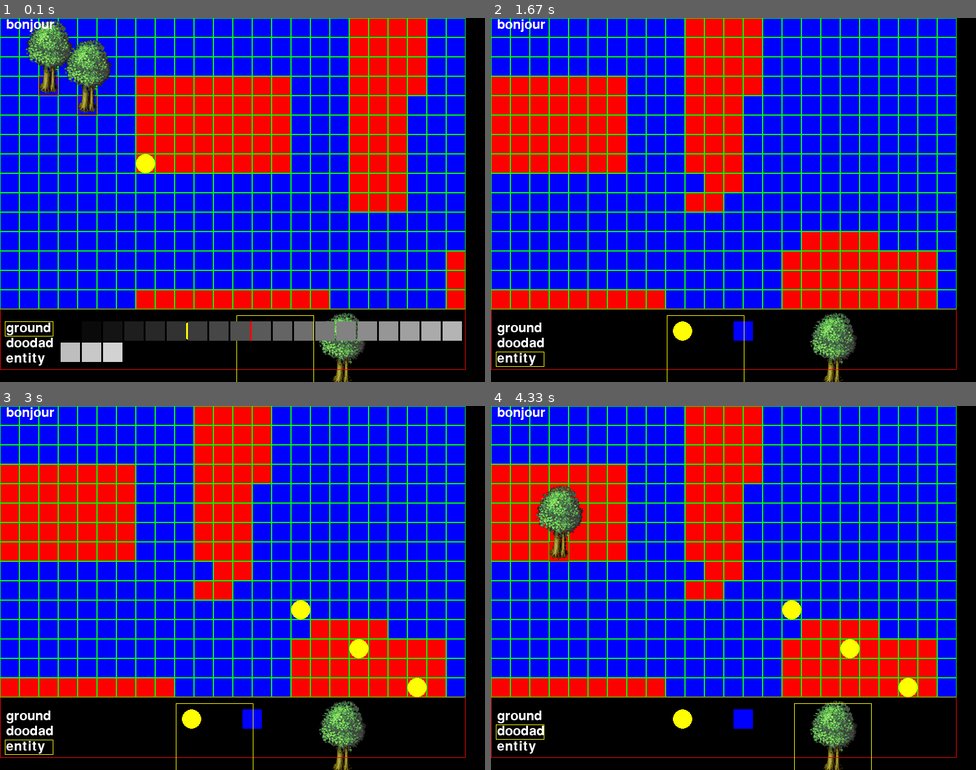
Above: before the commit, frames 1-4 (two rows, left to right).
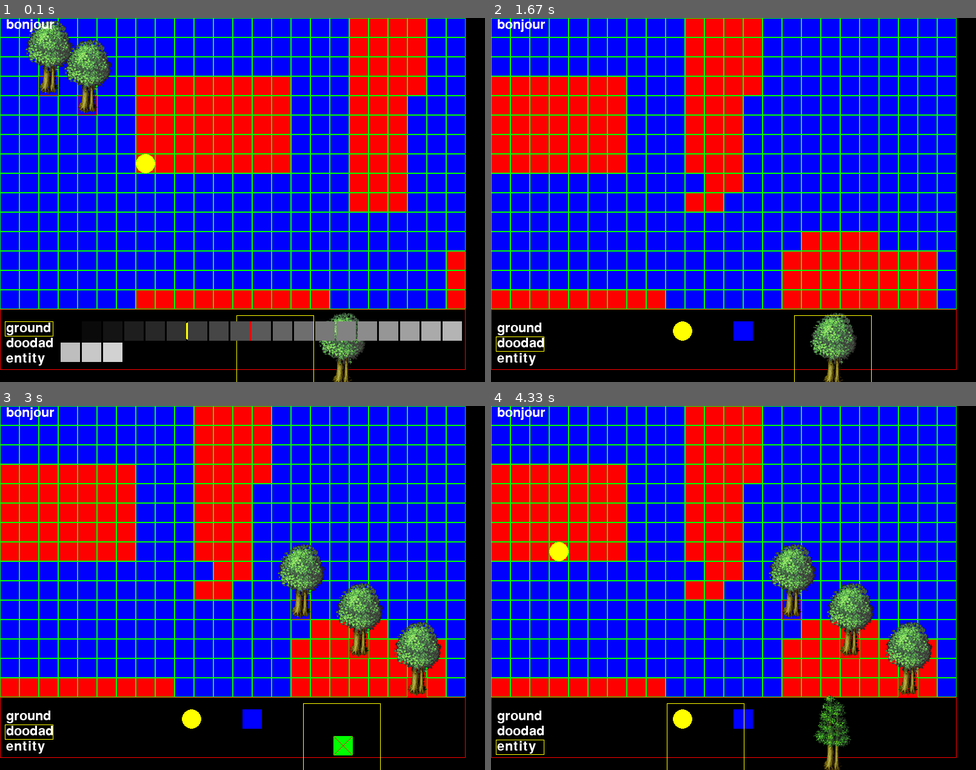
Above: after the commit, the same moments.

Repository: Xitog/tallentaa
Game: pygame game, started from trunk/projet_rts/python/simple_editor.py
Two runs of this game, one before a commit and one after it. Both use one fixed random seed, a clock stepped at 60 frames per second and the inputs below. The source is Python 2; it was converted automatically to run under Python 3.
Inputs (mouse positions are in pixels of both pictures, inside the frame that each line leads up to):
- Up to frame 1 (0.1 s): no input
- Up to frame 2 (1.67 s): hold Space 0.33-0.8 s; hold Right 0.33-0.8 s; press the mouse at (782, 225) at 0.87 s; move the mouse to (738, 207) at 0.97 s; release the mouse at (694, 185) at 1.1 s; hold M 1.17-1.63 s; hold Right 1.17-1.63 s; tap Space at 1.23, 1.53 s
- Up to frame 3 (3 s): press the mouse at (291, 613) at 1.7 s; move the mouse to (358, 646) at 1.8 s; release the mouse at (426, 682) at 1.93 s; hold Right 2-2.47 s; tap Space at 2.07, 2.37, 2.9 s; press the mouse at (232, 726) at 2.53 s; move the mouse to (223, 715) at 2.63 s; release the mouse at (208, 704) at 2.77 s; hold Up from 2.83 s (still down)
- Up to frame 4 (4.33 s): release Up at 3.13 s; hold Right 3.17-3.63 s; tap Space at 3.23, 3.53 s; tap M at 3.67 s; click (554, 551) at 4.05 s

The runs differ from the first frame. In frame 1, less than 0.1% of the frame differs, in the area x 69-72%, y 96-97%; in frame 2, 0.2%; in frame 3, 4.8%; in frame 4, 5.9%, in the area x 1-91%, y 21-100%.

Commit message:
2 windows. 1 application.

Diff:
--- a/trunk/projet_rts/python/simple_editor.py
+++ b/trunk/projet_rts/python/simple_editor.py
@@ -1,13 +1,34 @@
 #! /usr/bin/env python
 
 # v2: 45m: ajout du sol en plus des doodads. cycle. style objet. +20m ajout des entites.
+
+#-----------------------------------------------------------------------
+# Imports
+#-----------------------------------------------------------------------
 
 import pygame, sys, math, random
 from pygame.locals import *
 
+#-----------------------------------------------------------------------
+# Global Vars
+#-----------------------------------------------------------------------
+
+# mode of edition
+SELECT = 0
+GROUND = 1
+DOODAD = 2
+ENTITY = 3
+MODE_MAX = 4
+
+#-----------------------------------------------------------------------
+# Classes
+#-----------------------------------------------------------------------
+
 class Entity:
-    def __init__(self):
-        pass
+    def __init__(self, vie_max=100, vie=100):
+        self.angle = 1
+        self.vie = vie
+        self.vie_max = vie_max
 
 class Window:
 
@@ -33,19 +54,30 @@
     def on_event(self, event):
         if event.type == MOUSEBUTTONUP:
             x,y = event.pos
-            print x,y
+            #print x,y
+            #print (x-100)/35
+            #print (y-500)/35
+            print (x-100)/35 + 19*((y-500)/35)
 
     def draw(self, surf):
         pygame.draw.rect(surf, self.background_color, (self.x, self.y, self.w, self.h), 1)
-        if self.editor.mode == 'ground':
+
+        surf.blit(self.editor.content_img[self.editor.doodad_content], (500, 450))
+        if self.editor.ground_content == 0:
+            pygame.draw.rect(surf, (0, 0, 255), (400, 500, 32, 32), 0)
+        elif self.editor.ground_content == 1:
+            pygame.draw.rect(surf, (255, 0, 0), (400, 500, 32, 32), 0)
+        pygame.draw.circle(surf, (255, 255, 0), (300+16, 500+16), 16, 0)
+
+        if self.editor.mode == GROUND:
             pygame.draw.rect(surf, (255, 255, 0), (390, 490, 128, 128), 1)
             pygame.draw.rect(surf, (255, 255, 0), (8, 500, 80, 25), 1)
             for i in range(0, 22):
                 pygame.draw.rect(surf, (i*10, i*10, i*10), (100+(i*35%665),500+(35*((i*35)/665)),32,32), 0)
-        elif self.editor.mode == 'doodad':
+        elif self.editor.mode == DOODAD:
             pygame.draw.rect(surf, (255, 255, 0), (500, 490, 128, 128), 1)
             pygame.draw.rect(surf, (255, 255, 0), (8, 525, 80, 25), 1)
-        elif self.editor.mode == 'entity':
+        elif self.editor.mode == ENTITY:
             pygame.draw.rect(surf, (255, 255, 0), (290, 490, 128, 128), 1)
             pygame.draw.rect(surf, (255, 255, 0), (8, 550, 80, 25), 1)
 
@@ -53,6 +85,38 @@
         surf.blit(self.editor.font.render("ground", True, (255, 255, 255)), (10, 500))
         surf.blit(self.editor.font.render("doodad", True, (255, 255, 255)), (10, 525))
         surf.blit(self.editor.font.render("entity", True, (255, 255, 255)), (10, 550))
+
+class MapView(Window):
+
+    def __init__(self, editor, x, y, w, h, background_color):
+        Window.__init__(self, x, y, w, h, background_color)
+        self.editor = editor
+
+    def on_event(self, event):
+        pass
+
+    def draw(self, surf):
+        surf.fill(Color(0, 0, 0, 255))
+        for yy in range(0, self.editor.MAX_Y):
+            for xx in range(0, self.editor.MAX_X):
+                # GROUND
+                g = self.editor.ground[yy+self.editor.Y][xx+self.editor.X]
+                if g == 0:
+                    pygame.draw.rect(surf, (0, 0, 255), (xx*32, yy*32, 32, 32), 0)
+                elif g == 1:
+                    pygame.draw.rect(surf, (255, 0, 0), (xx*32, yy*32, 32, 32), 0)
+                # DOODAD
+                r = self.editor.doodad[yy+self.editor.Y][xx+self.editor.X]
+                if r > 0:
+                    pygame.draw.rect(surf, Color(255, 0, 0, 128), (xx*32, yy*32, 32, 32), 1)
+                    surf.blit(self.editor.content_img[r], (xx*32+self.editor.content[r][1],yy*32+self.editor.content[r][2]))
+                else:
+                    pygame.draw.rect(surf, Color(0, 255, 0, 128), (xx*32, yy*32, 32, 32), 1)
+                # ENTITY
+                e = self.editor.entity[yy+self.editor.Y][xx+self.editor.X]
+                if e != 0:
+                    pygame.draw.circle(surf, (255, 255, 0), (xx*32+16, yy*32+16), 16, 0)
+
 
 class Editor:
 
@@ -100,10 +164,10 @@
         ]
         self.ground_content = 1
         self.doodad_content = 1
-        self.MAX_GROUND_CONTENT = 1
-        self.MAX_DOODAD_CONTENT = 3
-
-        self.mode = 'ground'
+        self.MAX_GROUND_CONTENT = 2
+        self.MAX_DOODAD_CONTENT = 4
+
+        self.mode = GROUND
 
         self.content_img = []
         for c in self.content:
@@ -126,6 +190,7 @@
         self.font = pygame.font.SysFont(pygame.font.get_default_font(), 32)
 
         self.menu = Menu(self, 0, 32*self.MAX_Y, 32*self.MAX_X, 100, (255, 0, 0))
+        self.view = MapView(self, 0, 0, 32*self.MAX_X, 32*self.MAX_Y, (0, 0, 255))
 
     def build(self):
         # ia pour "faire des salles"
@@ -162,6 +227,8 @@
                     elif event.type == MOUSEBUTTONUP:
                         if event.button == 1:
                             self.apply = False
+                            if self.mode == SELECT:
+                                print 'select'
                         elif event.button == 3:
                             print 'line=', my32, 'column=', mx32, self.Y, self.X
                             if mx32 > 0 and mx32 < self.MAP_X and my32 > 0 and my32 < self.MAP_Y: print self.doodad[my32][mx32]
@@ -178,16 +245,12 @@
                 elif event.key == K_LEFT: self.left = False
                 elif event.key == K_RIGHT: self.right = False
                 elif event.key == K_SPACE:
-                    if self.mode == 'doodad':
-                        self.doodad_content += 1
-                        if self.doodad_content > self.MAX_DOODAD_CONTENT: self.doodad_content = 0
-                    elif self.mode == 'ground':
-                        self.ground_content += 1
-                        if self.ground_content > self.MAX_GROUND_CONTENT: self.ground_content = 0
+                    if self.mode == DOODAD:
+                        self.doodad_content = (self.doodad_content + 1) % self.MAX_DOODAD_CONTENT
+                    elif self.mode == GROUND:
+                        self.ground_content = (self.ground_content + 1) % self.MAX_GROUND_CONTENT
                 elif event.key == K_m:
-                    if self.mode == 'doodad': self.mode = 'ground'
-                    elif self.mode == 'ground': self.mode = 'entity'
-                    elif self.mode == 'entity': self.mode = 'doodad'
+                    self.mode = (self.mode + 1) % MODE_MAX
                     print self.mode
 
         #---------------------------------------------------------------
@@ -210,48 +273,16 @@
             print self.X, self.Y
         #if left or right or down or up: print X, Y
         if self.apply:
-            if self.mode == 'doodad':
+            if self.mode == DOODAD:
                 if mx32 >= 0 and mx32 < self.MAP_X and my32 >= 0 and my32 < self.MAP_Y: self.doodad[my32][mx32] = self.doodad_content
                 print 'apply=', self.doodad_content
-            elif self.mode == 'ground':
+            elif self.mode == GROUND:
                 if mx32 >= 0 and mx32 < self.MAP_X and my32 >= 0 and my32 < self.MAP_Y: self.ground[my32][mx32] = self.ground_content
-            elif self.mode == 'entity':
+            elif self.mode == ENTITY:
                 if mx32 >= 0 and mx32 < self.MAP_X and my32 >= 0 and my32 < self.MAP_Y: self.entity[my32][mx32] = Entity()
 
     def draw(self):
-        #---------------------------------------------------------------
-        # Draw
-        self.screen.fill(Color(0, 0, 0, 255))
-        for yy in range(0, self.MAX_Y):
-            for xx in range(0, self.MAX_X):
-                #try:
-                # GROUND
-                g = self.ground[yy+self.Y][xx+self.X]
-                if g == 0:
-                    pygame.draw.rect(self.screen, (0, 0, 255), (xx*32, yy*32, 32, 32), 0)
-                elif g == 1:
-                    pygame.draw.rect(self.screen, (255, 0, 0), (xx*32, yy*32, 32, 32), 0)
-                # DOODAD
-                r = self.doodad[yy+self.Y][xx+self.X]
-                #except:
-                #    print 'y=', Y, yy+Y, 'x=', X, xx+X
-                if r > 0:
-                    pygame.draw.rect(self.screen, Color(255, 0, 0, 128), (xx*32, yy*32, 32, 32), 1)
-                    self.screen.blit(self.content_img[r], (xx*32+self.content[r][1],yy*32+self.content[r][2]))
-                else:
-                    pygame.draw.rect(self.screen, Color(0, 255, 0, 128), (xx*32, yy*32, 32, 32), 1)
-                # ENTITY
-                e = self.entity[yy+self.Y][xx+self.X]
-                if e != 0:
-                    pygame.draw.circle(self.screen, (255, 255, 0), (xx*32+16, yy*32+16), 16, 0)
-        # indicateurs
-        self.screen.blit(self.content_img[self.doodad_content], (500, 450))
-        if self.ground_content == 0:
-            pygame.draw.rect(self.screen, (0, 0, 255), (400, 500, 32, 32), 0)
-        elif self.ground_content == 1:
-            pygame.draw.rect(self.screen, (255, 0, 0), (400, 500, 32, 32), 0)
-        pygame.draw.circle(self.screen, (255, 255, 0), (300+16, 500+16), 16, 0)
-
+        self.view.draw(self.screen)
         self.menu.draw(self.screen)
 
         pygame.display.flip()
